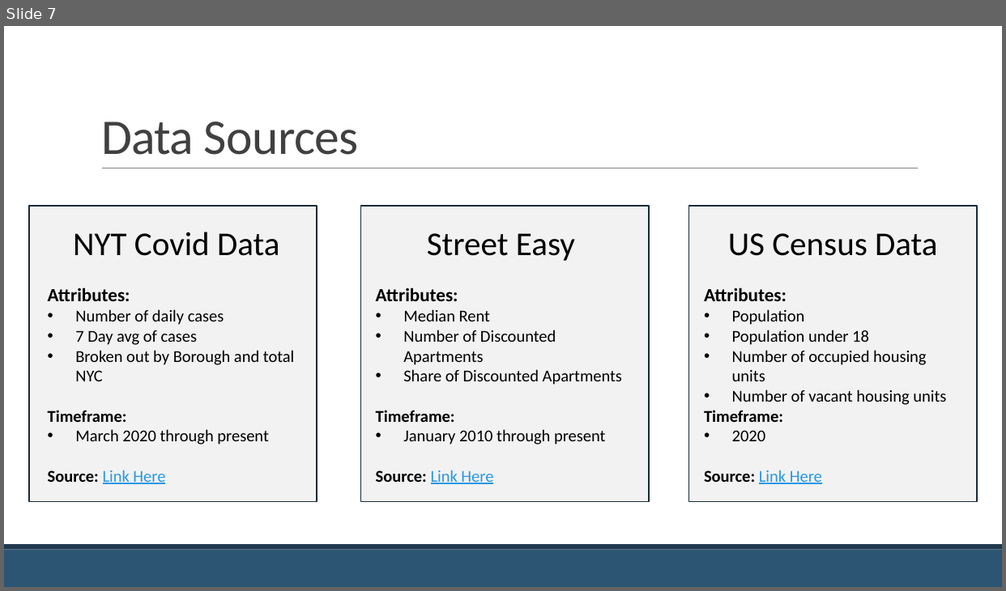
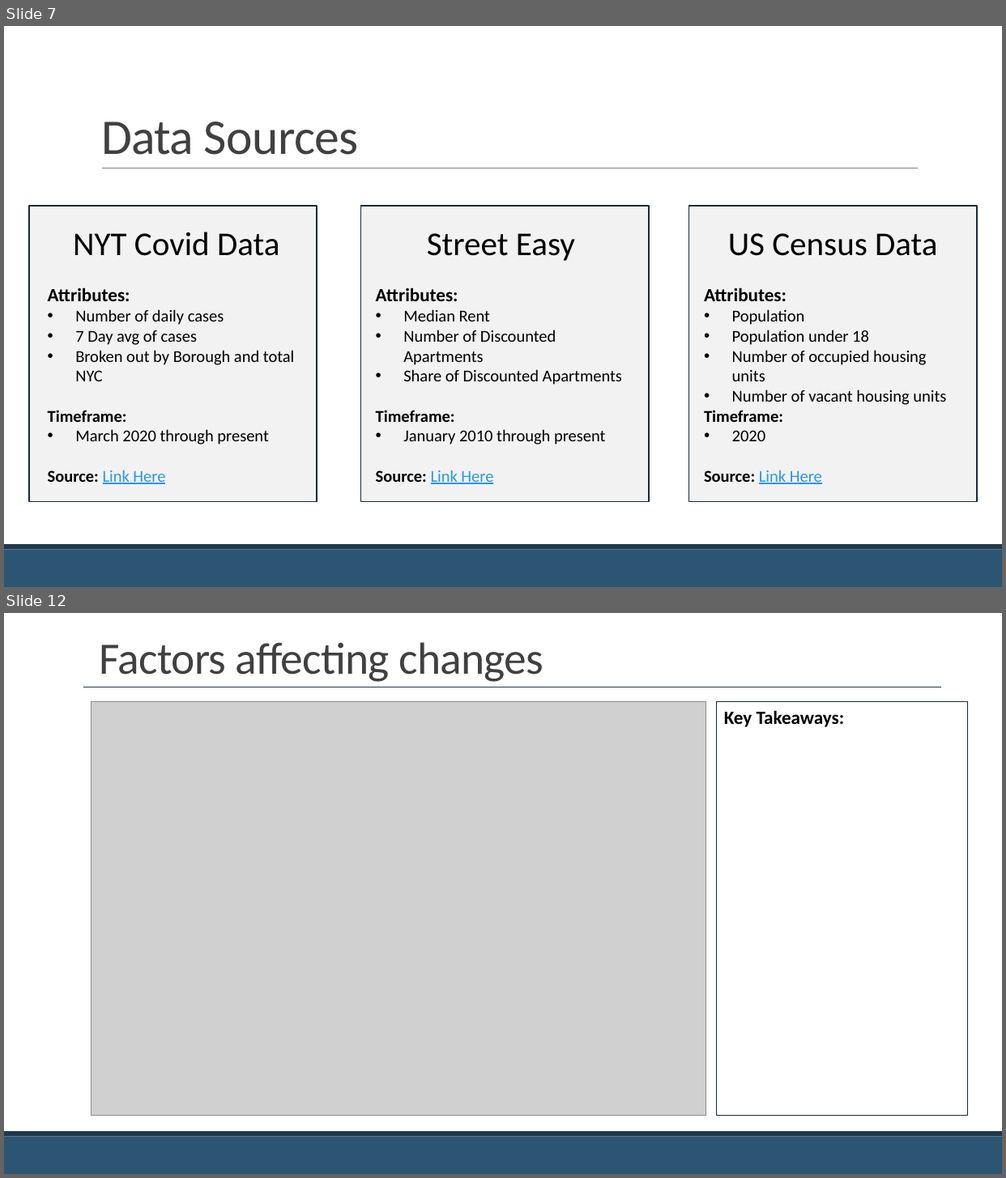
Before and after one commit to jackcopeland11/nyc_apartment_rent_analysis, a slide deck: Covid-19 and the NYC Apartment Market.pptx. Shown one above the other, each under a label of ours: slide 7 before the commit, slides 7 and 12 after it; the slides between them are not shown. The pictures are 1006x591 and 1006x1178 pixels, drawn with LibreOffice and Linux fonts; fonts in the diff are those of the drawing; grey boxes stand for pictures. Boxes give left, top, right and bottom in pixels: in the first picture for what was removed or moved away, otherwise in the second. Text is boxed around its words. In the diff, an @@ line names an element or a change of style, - is before the commit and + after.

```diff
--- a/Covid-19 and the NYC Apartment Market.pptx
+++ b/Covid-19 and the NYC Apartment Market.pptx
@@ slide 12 added at [4,613,1002,1174], background #FFFFFF; not listed: 2 template elements that a slide beside it also shows @@
@@ title added at [99,642,543,682], 43.2 pt, text #404040 @@
+Factors affecting changes
@@ line added from (83, 687) to (941, 687), #1F394D 1 pt @@
@@ picture added at [91,702,706,1116] @@
@@ rectangle added at [717,702,967,1116], fill #FFFFFF, outline #172A39 1 pt, 18 pt, text #000000, bold @@
+Key Takeaways:
@@ rectangle added at [83,739,936,760], fill #FFFFFF, outline #FFFFFF 1.25 pt @@
```
Also in this commit, not shown: 1 slide changed, 4 other slides added, 1 slide removed, 7 other files.
